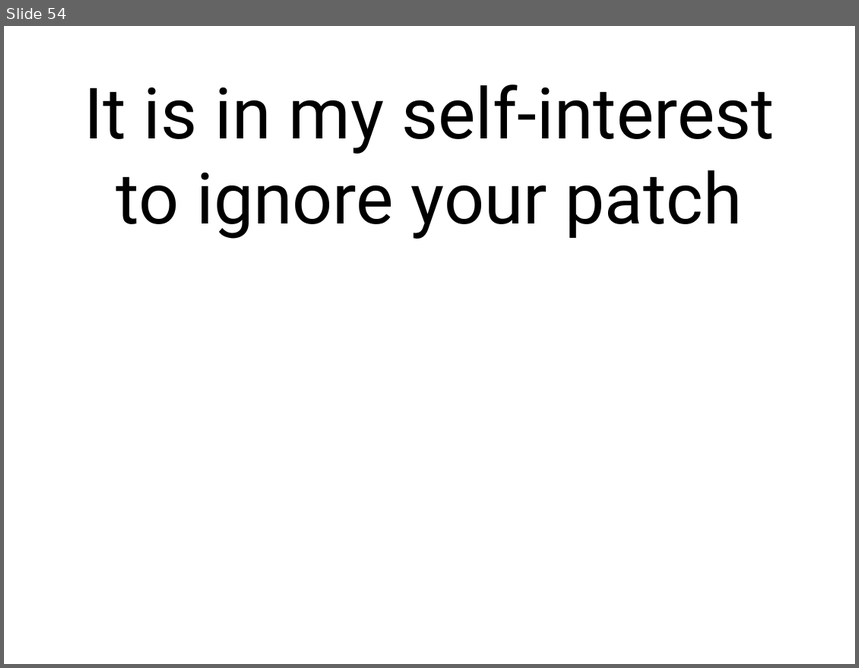
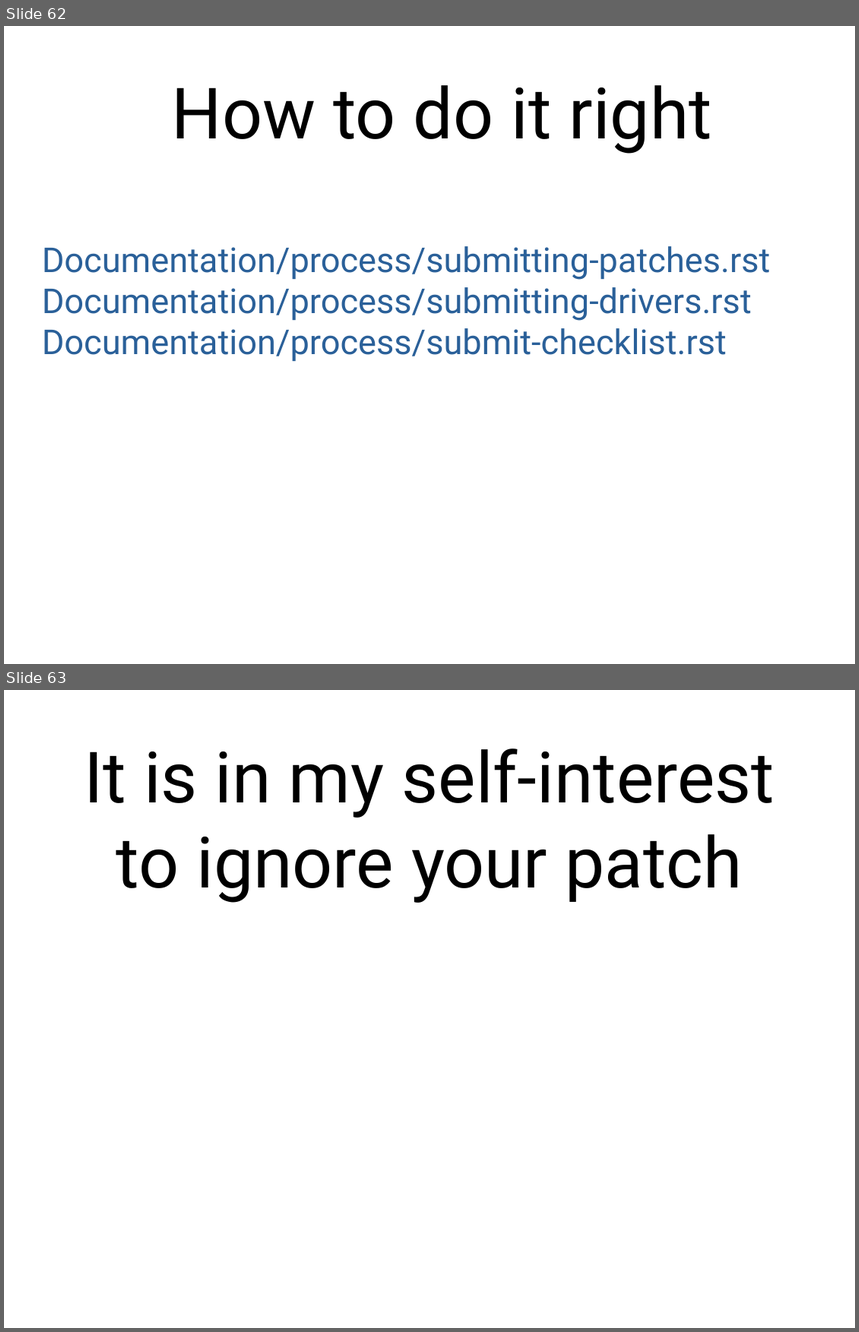
Before and after one commit to gregkh/presentation-linux-maintainer, a slide deck: maintainer.odp. Shown one above the other, each under a label of ours: slide 54 before the commit, slides 62 and 63 after it. The pictures are 859x668 and 859x1332 pixels, drawn with LibreOffice and Linux fonts; fonts in the diff are those of the drawing. Boxes give left, top, right and bottom in pixels: in the first picture for what was removed or moved away, otherwise in the second. Text is boxed around its words. In the diff, an @@ line names an element or a change of style, - is before the commit and + after.

```diff
--- a/maintainer.odp
+++ b/maintainer.odp
@@ slide 62 added at box(4, 26, 855, 664), background #FFFFFF @@
@@ text added at box(42, 85, 770, 361), 32 pt, text #2A6099 @@
+How to do it right
+Documentation/process/submitting-patches.rst
+Documentation/process/submitting-drivers.rst
+Documentation/process/submit-checklist.rst
@@ what was slide 54 is now slide 63 @@
```
Also in this commit, not shown: 22 slides changed, 13 other slides added, 4 slides removed, 1 other file.
